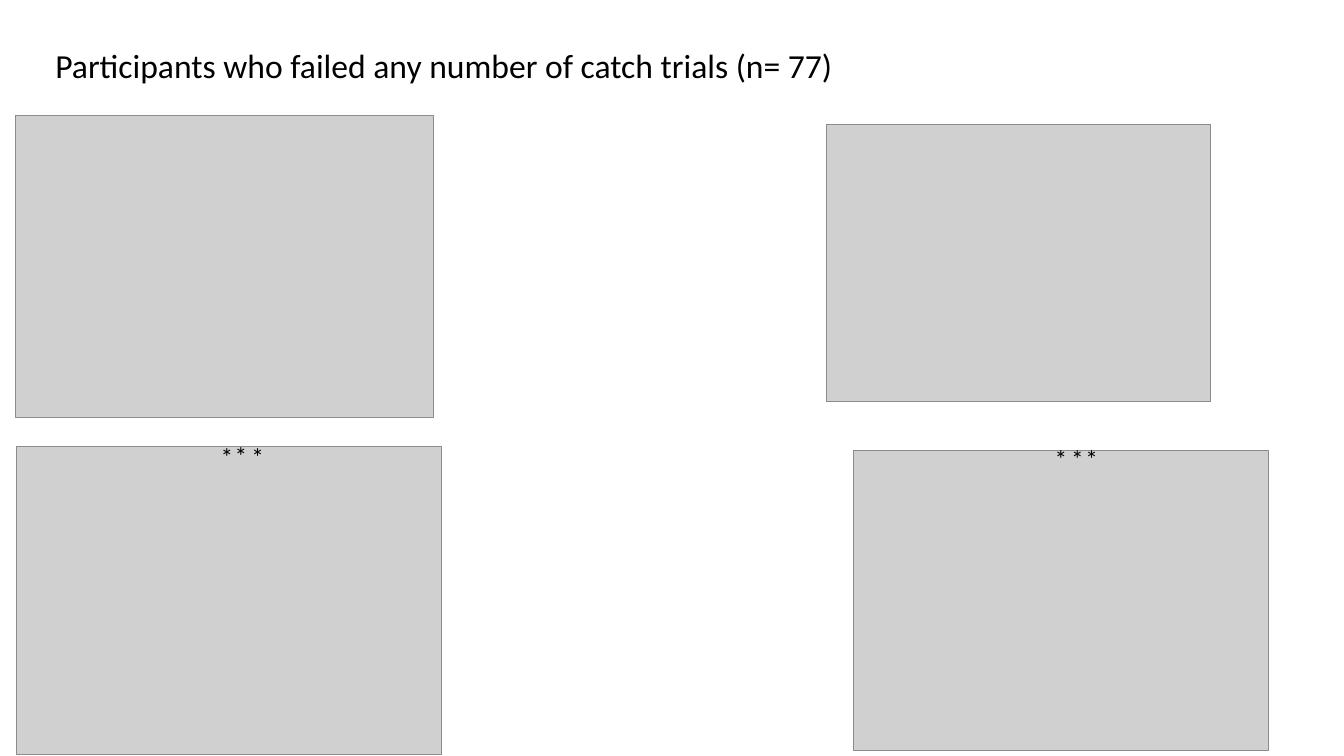
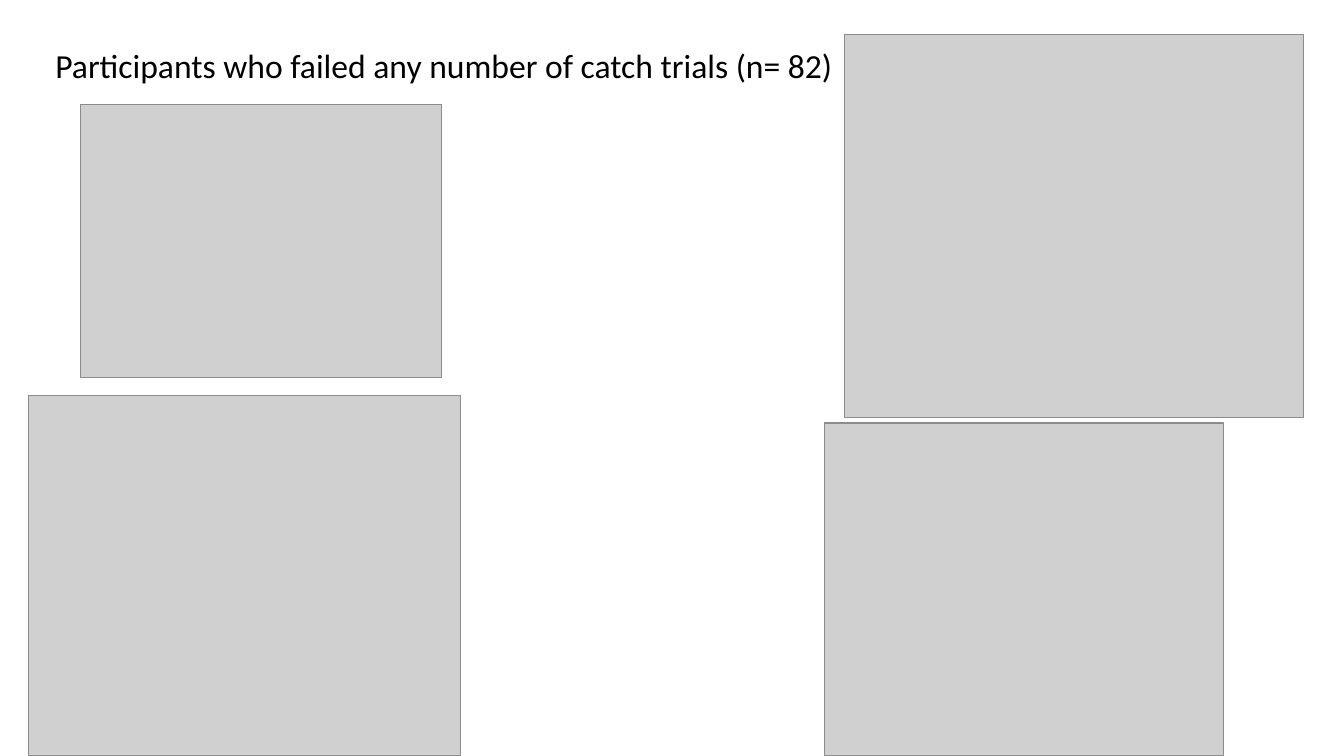
Before and after one commit to gpagnier/rampAnalysis, a slide deck: slide 18 of RampV04Presentation.pptx (slide 15 before the commit). Drawn at 1344x756 pixels with LibreOffice and Linux fonts; fonts in the diff are those of the drawing; grey boxes stand for pictures. Boxes give left, top, right and bottom in pixels: in the first picture for what was removed or moved away, otherwise in the second. Text is boxed around its words. In the diff, an @@ line names an element or a change of style, - is before the commit and + after.

```diff
--- a/RampV04Presentation.pptx
+++ b/RampV04Presentation.pptx
@@ title at box(55, 53, 832, 84): text changed @@
-Participants who failed any number of catch trials (n= 77)
+Participants who failed any number of catch trials (n= 82)
@@ picture: place and size @@
-picture at box(827, 124, 1211, 401)
+picture at box(845, 34, 1304, 417)
@@ picture: place and size @@
-picture at box(16, 116, 435, 418)
+picture at box(81, 104, 442, 378)
@@ picture: place and size @@
-picture at box(16, 447, 442, 754)
+picture at box(29, 395, 462, 756)
@@ text removed at box(211, 437, 244, 477) @@
-*
@@ text removed at box(225, 436, 258, 476) @@
-*
@@ text removed at box(241, 437, 274, 477) @@
-*
@@ picture: place and size @@
-picture at box(854, 451, 1268, 750)
+picture at box(825, 423, 1224, 756)
@@ text removed at box(986, 447, 1019, 487) @@
-*
@@ text removed at box(1000, 447, 1033, 487) @@
-*
@@ text removed at box(1014, 447, 1048, 487) @@
-*
@@ text removed at box(1045, 438, 1078, 478) @@
-*
@@ text removed at box(1062, 438, 1095, 478) @@
-*
@@ text removed at box(1076, 438, 1109, 478) @@
-*
```
Also in this commit, not shown: 7 other slides changed, 6 slides added, 11 slides removed, 3 other files.
